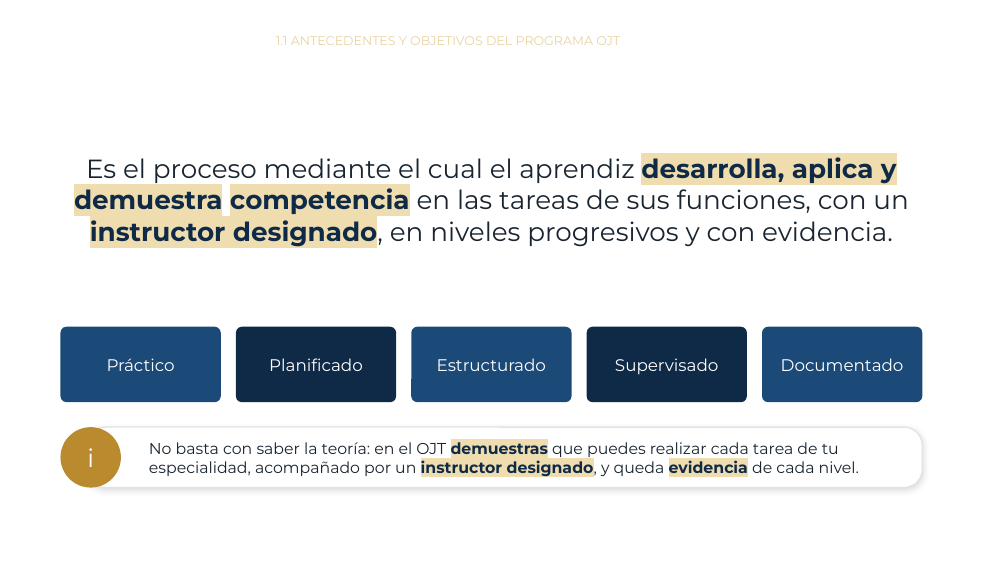
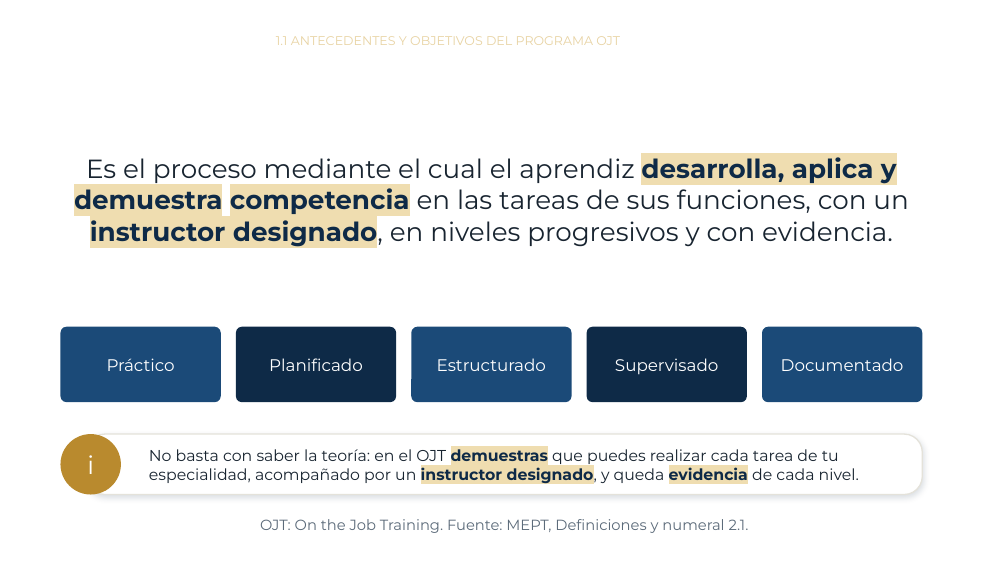
Before and after one commit to jmfigueroah01-creator/Curso-MEPT-OJT, a slide deck: slide 4 of modulo1.pptx. Drawn at 1008x567 pixels with LibreOffice and Linux fonts; fonts in the diff are those of the drawing; background and template pictures are left out. Boxes give left, top, right and bottom in pixels: in the first picture for what was removed or moved away, otherwise in the second. Text is boxed around its words. In the diff, an @@ line names an element or a change of style, - is before the commit and + after.

```diff
--- a/modulo1.pptx
+++ b/modulo1.pptx
@@ ellipse "i": place and size @@
-ellipse "i" at bbox=[60, 427, 121, 488]
+ellipse "i" at bbox=[60, 434, 121, 495]
@@ rounded rectangle "No basta con saber la ...": place and size @@
-rounded rectangle "No basta con saber la ..." at bbox=[87, 427, 923, 488]
+rounded rectangle "No basta con saber la ..." at bbox=[87, 434, 923, 495]
@@ text "OJT: On the Job Training. ..." rewrapped from bbox=[247, 439, 735, 448] to bbox=[260, 519, 749, 533] @@
```
Also in this commit, not shown: 1 other file.
